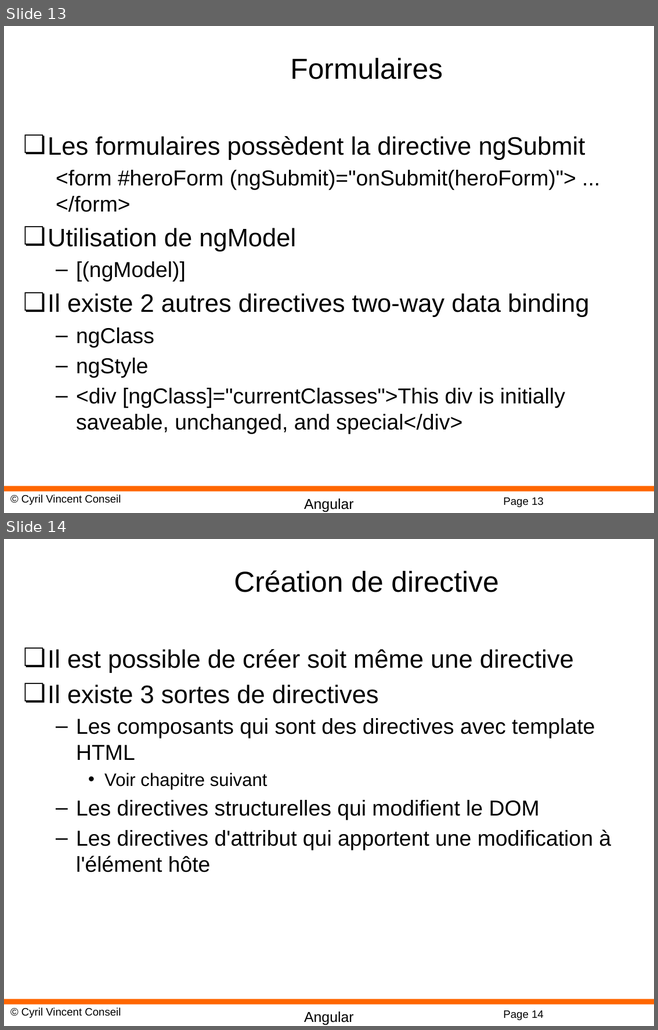
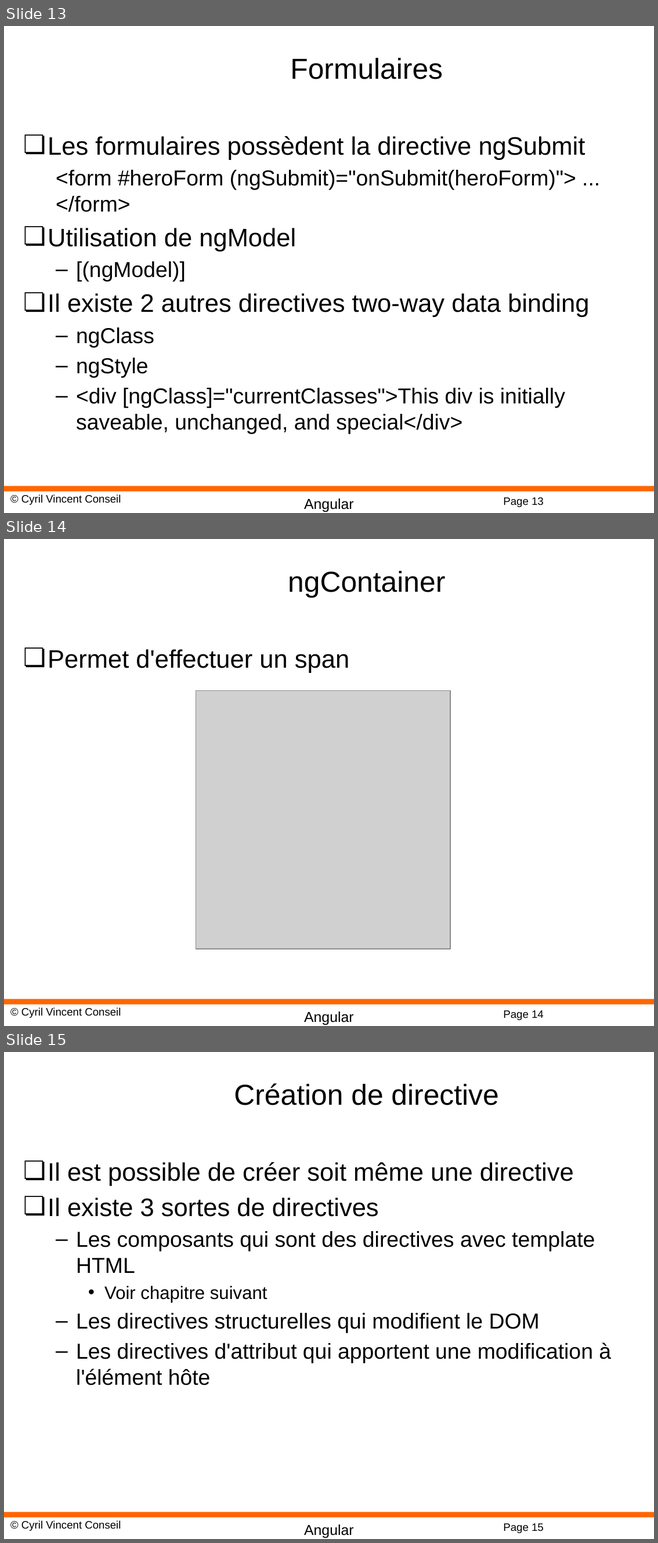
Before and after one commit to cyrilvincent/angular, a slide deck: PPT/Angular09-Directives.pptx. Shown one above the other, each under a label of ours: slides 13 and 14 before the commit, slides 13, 14 and 15 after it. The pictures are 658x1030 and 658x1543 pixels, drawn with LibreOffice and Linux fonts; fonts in the diff are those of the drawing; grey boxes stand for pictures; background and template pictures are left out. Boxes give left, top, right and bottom in pixels: in the first picture for what was removed or moved away, otherwise in the second. Text is boxed around its words. In the diff, an @@ line names an element or a change of style, - is before the commit and + after.

```diff
--- a/PPT/Angular09-Directives.pptx
+++ b/PPT/Angular09-Directives.pptx
@@ slide 14 added at (4,539,654,1026), background #FFFFFF; not listed: 4 template elements that a slide beside it also shows @@
@@ title added at (288,571,445,598), 32 pt, text #000000 @@
+ngContainer
@@ text added at (48,649,349,673), 28 pt, text #000000 @@
+❏ Permet d'effectuer un span
@@ picture added at (195,690,449,949) @@
@@ what was slide 14 is now slide 15 @@
@@ page number at (503,1524,543,1533): text changed @@
-Page 14
+Page 15
```
Also in this commit, not shown: 3 slides changed, 4 other slides added, 22 other files.
